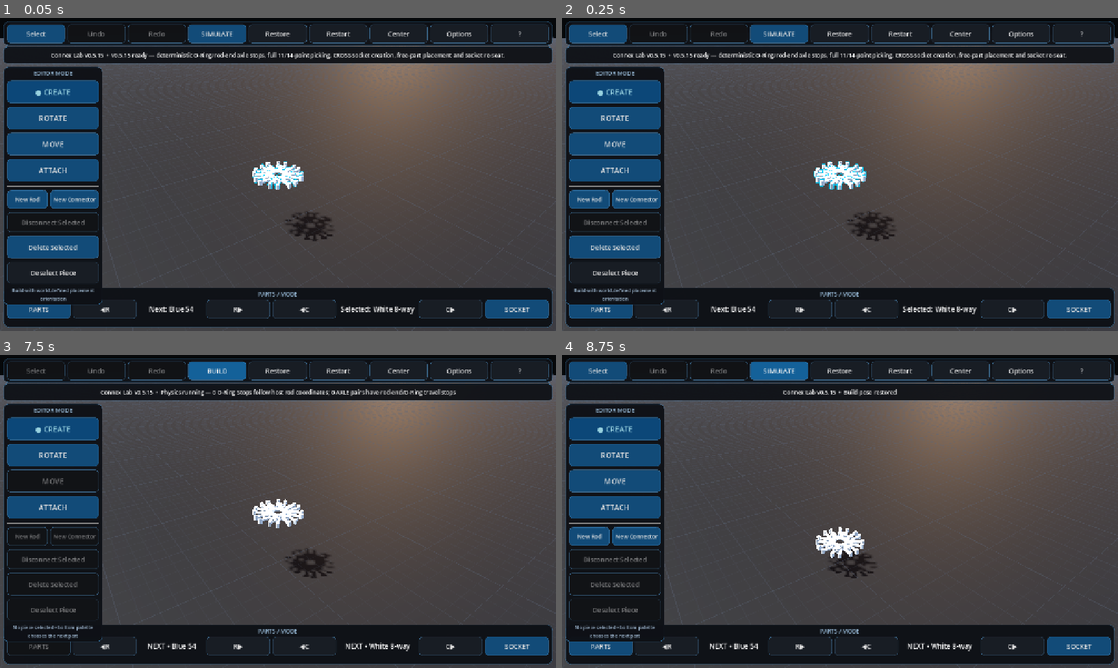
Above: before the commit, frames 1-4 (two rows, left to right).
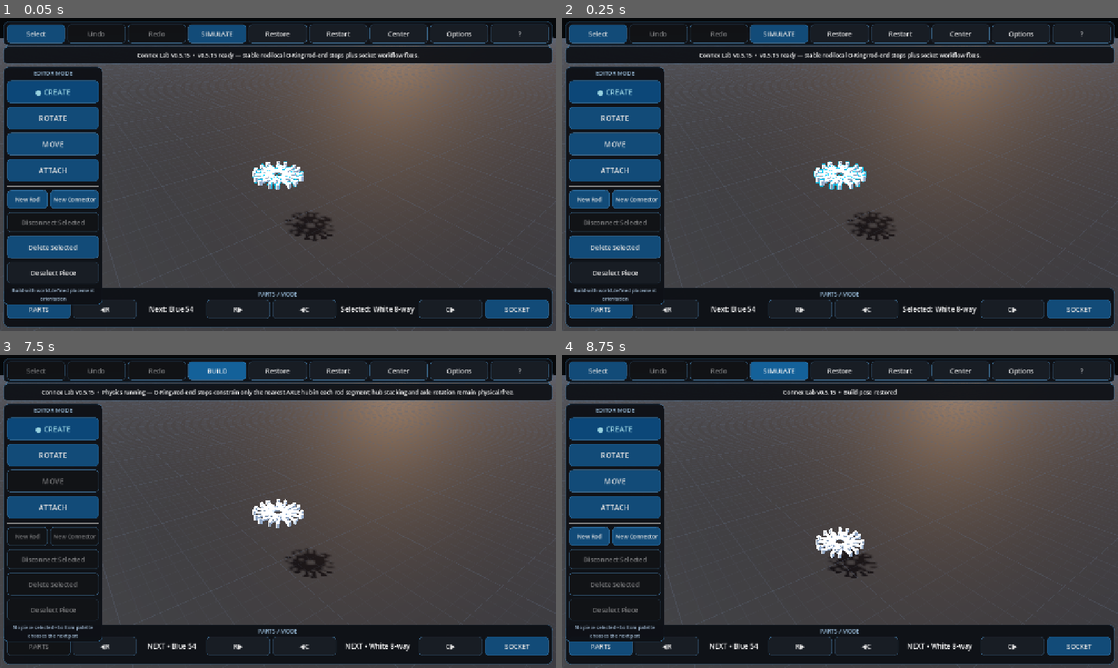
Above: after the commit, the same moments.

Repository: pixel375/connex
Game: Godot game, scene res://Main.tscn
The game is run twice, just before and just after one commit, with the same random seed, the same clock (stepped at 60 frames per second) and the same inputs.
Inputs:
- Up to frame 1 (0.05 s): no input
- Up to frame 2 (0.25 s): no input
- Up to frame 3 (7.5 s): click "Restart" at 0.5 s; click "Restart" at 1.25 s; click "Restart" at 2 s; click "New Rod" at 2.75 s; click "● New Rod" at 3.5 s; click "New Rod" at 4.25 s; click "● New Rod" at 5 s; click "Select" at 5.75 s; click "SELECT…" at 6.5 s; click "SIMULATE" at 7.25 s
- Up to frame 4 (8.75 s): click "BUILD" at 8 s

The runs differ from the first frame. In frame 1, 0.9% of the frame differs, in the area x 9-91%, y 10-14%; in frame 2, 0.9%; in frame 3, 0.9%; in frame 4, nothing differs.

Commit message:
Use stabilized v0.5.15 runtime

Diff:
--- a/Main.tscn
+++ b/Main.tscn
@@ -1,8 +1,8 @@
 [gd_scene load_steps=3 format=3]
 
-; v0.5.15 release candidate runtime: res://scripts/main_v070.gd
+; v0.5.15 release candidate runtime: res://scripts/main_v071.gd
 ; v0.5.14 O-Ring lineage marker: res://scripts/main_v069.gd
-[ext_resource type="Script" path="res://scripts/main_v070.gd" id="1_main"]
+[ext_resource type="Script" path="res://scripts/main_v071.gd" id="1_main"]
 [ext_resource type="Script" path="res://scripts/physics_slider_fix_v052.gd" id="2_physics_fix"]
 
 [node name="Main" type="Node3D"]
